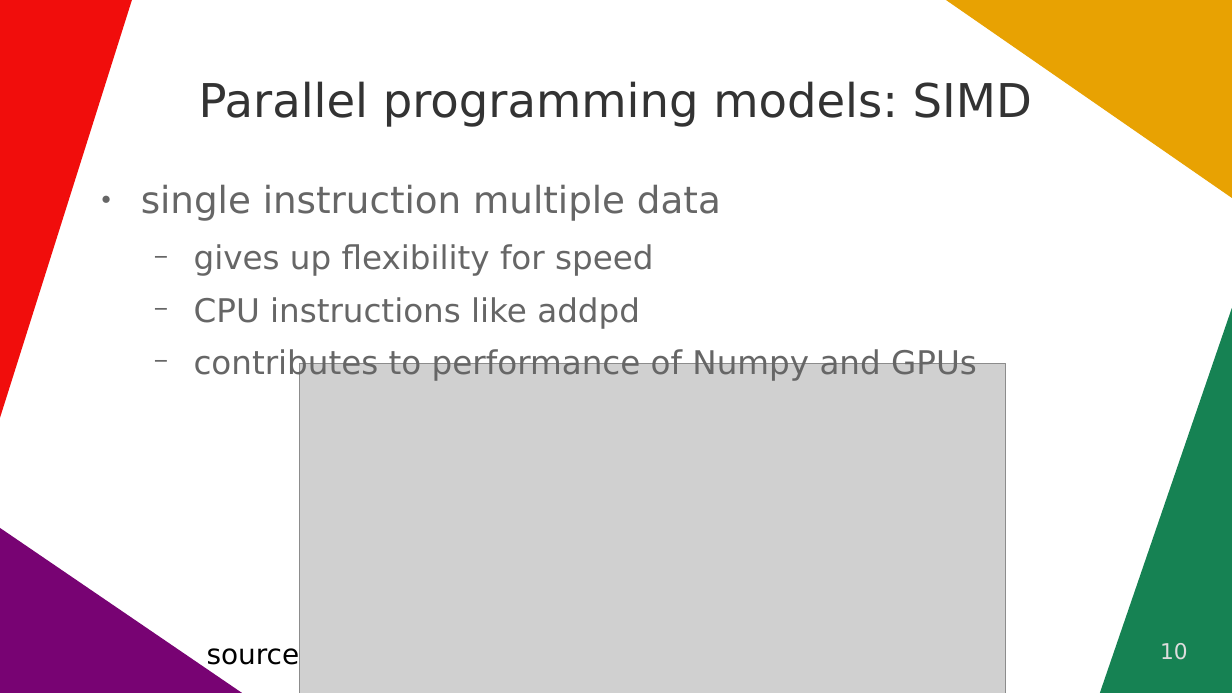
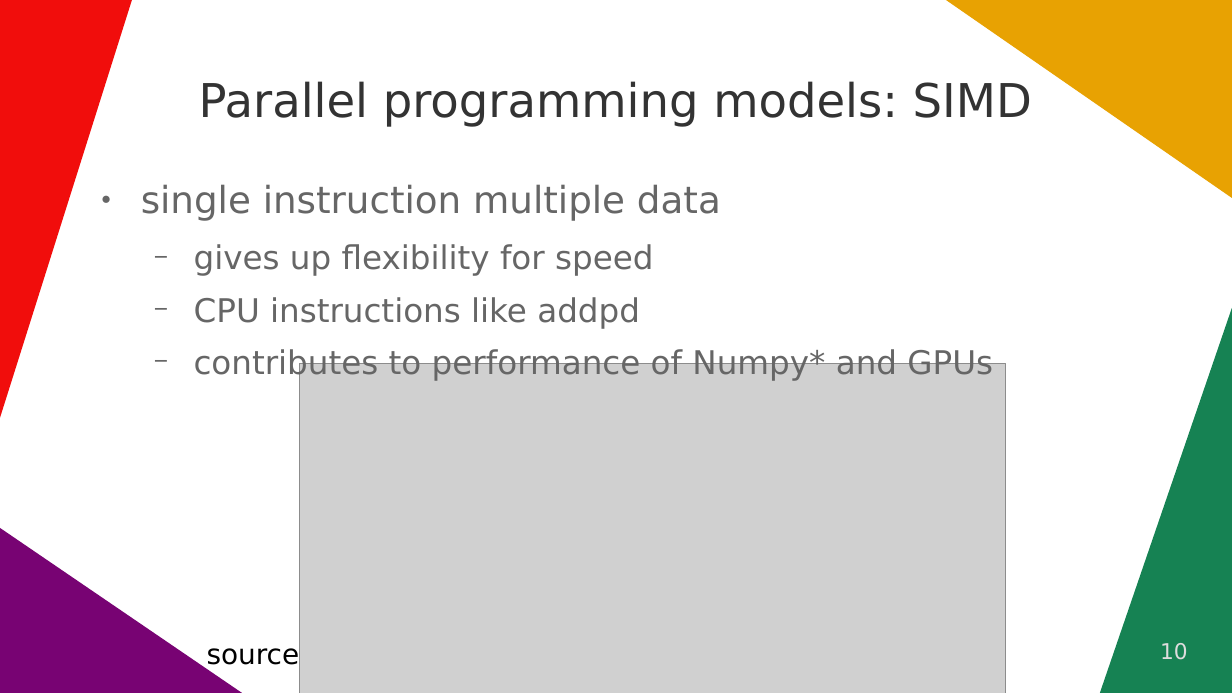
Before and after one commit to ghbrown/chapel-introduction, a slide deck: slide 10 of User introduction to Chapel - G. H. Brown.odp. Drawn at 1232x693 pixels with LibreOffice and Linux fonts; fonts in the diff are those of the drawing; grey boxes stand for pictures. Boxes give left, top, right and bottom in pixels: in the first picture for what was removed or moved away, otherwise in the second. Text is boxed around its words. In the diff, an @@ line names an element or a change of style, - is before the commit and + after.

```diff
--- a/User introduction to Chapel - G. H. Brown.odp
+++ b/User introduction to Chapel - G. H. Brown.odp
@@ text at [194,347,993,381]: text changed @@
-  − contributes to performance of Numpy and GPUs
+  − contributes to performance of Numpy* and GPUs
```
Also in this commit, not shown: 4 other slides changed, 1 slide added, 4 slides removed, 1 other file.
